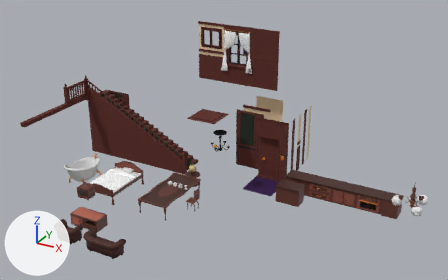
The FBX model Assets/Models/Buil01.fbx, before and after one commit.
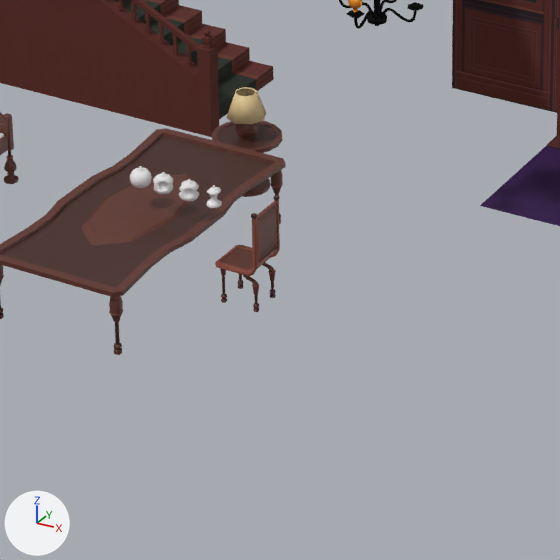
Old and new are each drawn whole from a camera (50 mm lens) standing at (16.71, -29.9, 18.55) and looking at (0.54, -0.5, 3.85) and again close up on the part from 31% to 58% of the width and 52% to 94% of the height. The axes (+X, +Y, +Z) are drawn at lower left. The lights are the same throughout. The older version's two pictures come first. Where no turn or scale is listed for an object, it has been applied to the vertices.

Names of what the first close-up shows: 'Chair01', 'Chandeliers', 'Fruit_Apple_0', 'Fruit_Apple_1', 'Fruit_Apple_2', 'Fruit_Apple_3', 'Ground0', 'Lamp_Small_Hat', 'Stairs', 'Stairs_Ramp', 'Stairs_carpet', 'Table_Large01', 'Table_Small', 'Wall1', 'bed_01' and 4 more.
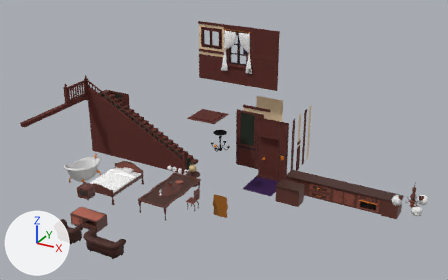
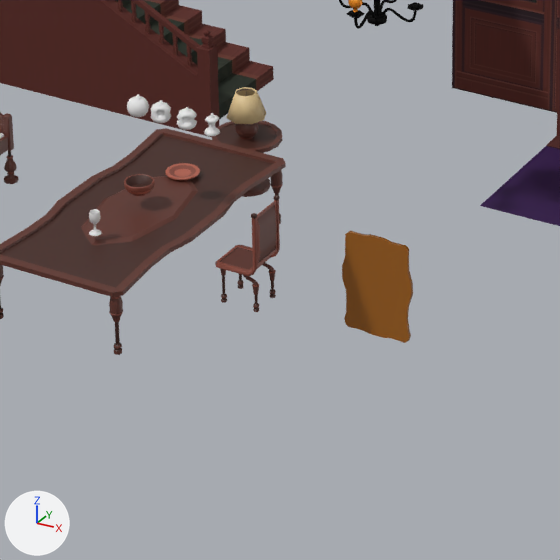
Location of each change, [x1, y1, x2, y2] in pixels of the close-ups (560 x 560 px):
'PaintingFrame_01', added (brown)
    after: [342, 231, 413, 343]
'Fruit_Apple_0', moved
    before: [130, 166, 152, 188]
    after: [127, 94, 149, 117]
'Fruit_Apple_1', moved
    before: [153, 172, 173, 195]
    after: [150, 100, 171, 123]
'Fruit_Apple_2', moved
    before: [179, 179, 199, 201]
    after: [176, 107, 197, 130]
'Bowl_01', added (brown)
    after: [124, 174, 154, 196]
'Fruit_Apple_3', moved
    before: [206, 185, 222, 208]
    after: [204, 113, 220, 136]
'Plate_01', added (brown)
    after: [166, 163, 200, 180]
'Glass_01', added
    after: [89, 209, 102, 236]

Edits to the bpy script that builds the scene:
```text
Add me_circle_024:
    me_circle_024.from_pydata(...)  # 129 vertices, 254 faces; spans x -0.224..0.224, y -0.224..0.224, z 0.0..0.052
    me_circle_024.materials.append(mat_props01)  # picture img_props01_psd
Add me_cube_098:
    me_cube_098.from_pydata(...)  # 142 vertices, 250 faces; spans x -0.52..0.52, y 0.0..0.05, z -0.75..0.75
    me_cube_098.materials.append(mat_golddark)  # brown #a26116
Add me_circle_027:
    me_circle_027.from_pydata(...)  # 194 vertices, 384 faces; spans x -0.191..0.191, y -0.191..0.191, z 0.0..0.171
    me_circle_027.materials.append(mat_props01)  # picture img_props01_psd
Add me_circle_025:
    me_circle_025.from_pydata(...)  # 182 vertices, 360 faces; spans x -0.08..0.08, y -0.08..0.08, z 0.0..0.3
Change ob_fruit_apple_1:
    ob_fruit_apple_1.location: (-1.64, -2.58, 1.31) -> (-1.64, -2.58, 2.31)
Change ob_fruit_apple_0:
    ob_fruit_apple_0.location: (-1.98, -2.58, 1.31) -> (-1.98, -2.58, 2.31)
Change ob_fruit_apple_3:
    ob_fruit_apple_3.location: (-0.89, -2.58, 1.31) -> (-0.89, -2.58, 2.31)
Change ob_fruit_apple_2:
    ob_fruit_apple_2.location: (-1.26, -2.58, 1.31) -> (-1.26, -2.58, 2.31)
Add ob_plate_01:
    ob_plate_01 = bpy.data.objects.new('Plate_01', me_circle_024)
    ob_plate_01.location = (-2.0, -1.58, 0.89)
Add ob_paintingframe_01:
    ob_paintingframe_01 = bpy.data.objects.new('PaintingFrame_01', me_cube_098)
    ob_paintingframe_01.location = (0.0, -0.04, -1.0)
Add ob_bowl_01:
    ob_bowl_01 = bpy.data.objects.new('Bowl_01', me_circle_027)
    ob_bowl_01.location = (-2.0, -2.58, 1.09)
Add ob_glass_01:
    ob_glass_01 = bpy.data.objects.new('Glass_01', me_circle_025)
    ob_glass_01.location = (-2.0, -3.58, 0.99)
```
